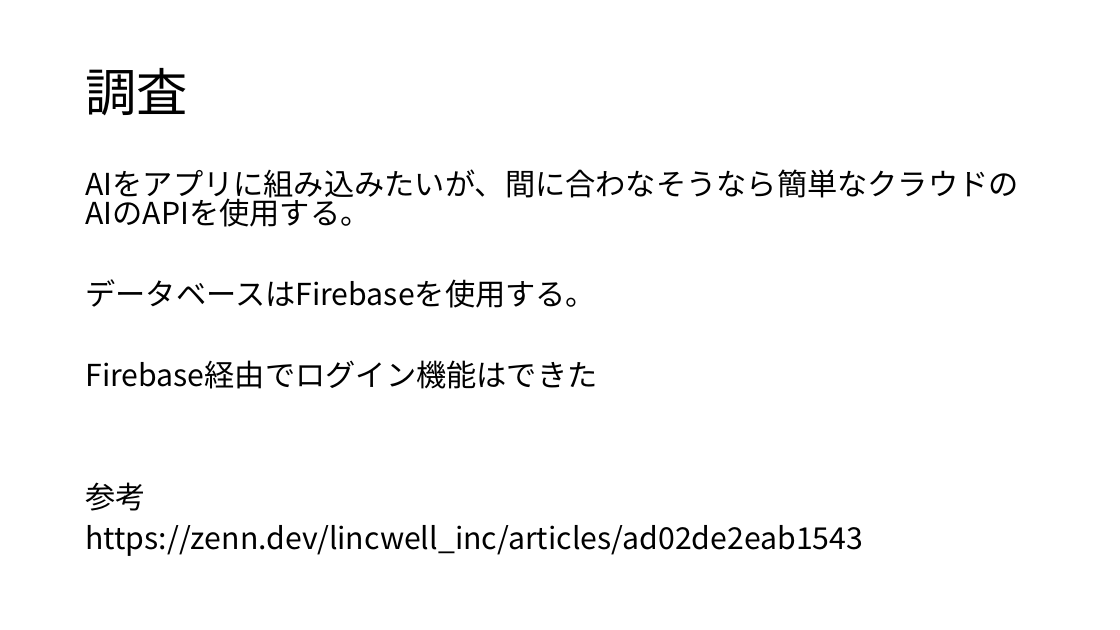
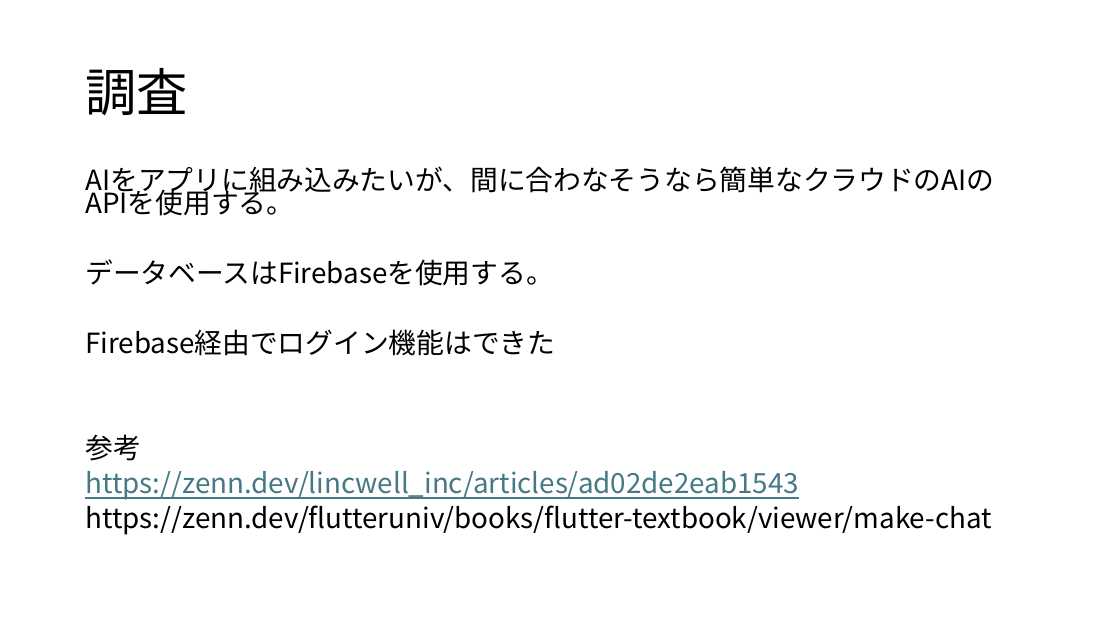
Before and after one commit to maaeda/chat-application, a slide deck: slide 3 of 仕様書.pptx. Drawn at 1120x630 pixels with LibreOffice and Linux fonts; fonts in the diff are those of the drawing. Boxes give left, top, right and bottom in pixels: in the first picture for what was removed or moved away, otherwise in the second. Text is boxed around its words. In the diff, an @@ line names an element or a change of style, - is before the commit and + after.

Commit message:
仕様書の更新

```diff
--- a/仕様書.pptx
+++ b/仕様書.pptx
@@ text at [85, 166, 994, 500]: size 25.9 to 23.8 pt in "AIをアプリに組み込みたいが、間に合わなそうなら簡単なクラウドのAIのAPIを使用する。", "データベースはFirebaseを使用する。", "Firebase経由でログイン機能はできた", "参考" and 1 more places; text colour #000000 to #467886, underline on in "https://zenn.dev/lincwell_inc/articles/ad02de2eab1543"; line spacing 0.8 to 0.7 @@
@@ text at [85, 505, 991, 535]: paragraph added @@
+https://zenn.dev/flutteruniv/books/flutter-textbook/viewer/make-chat
```
